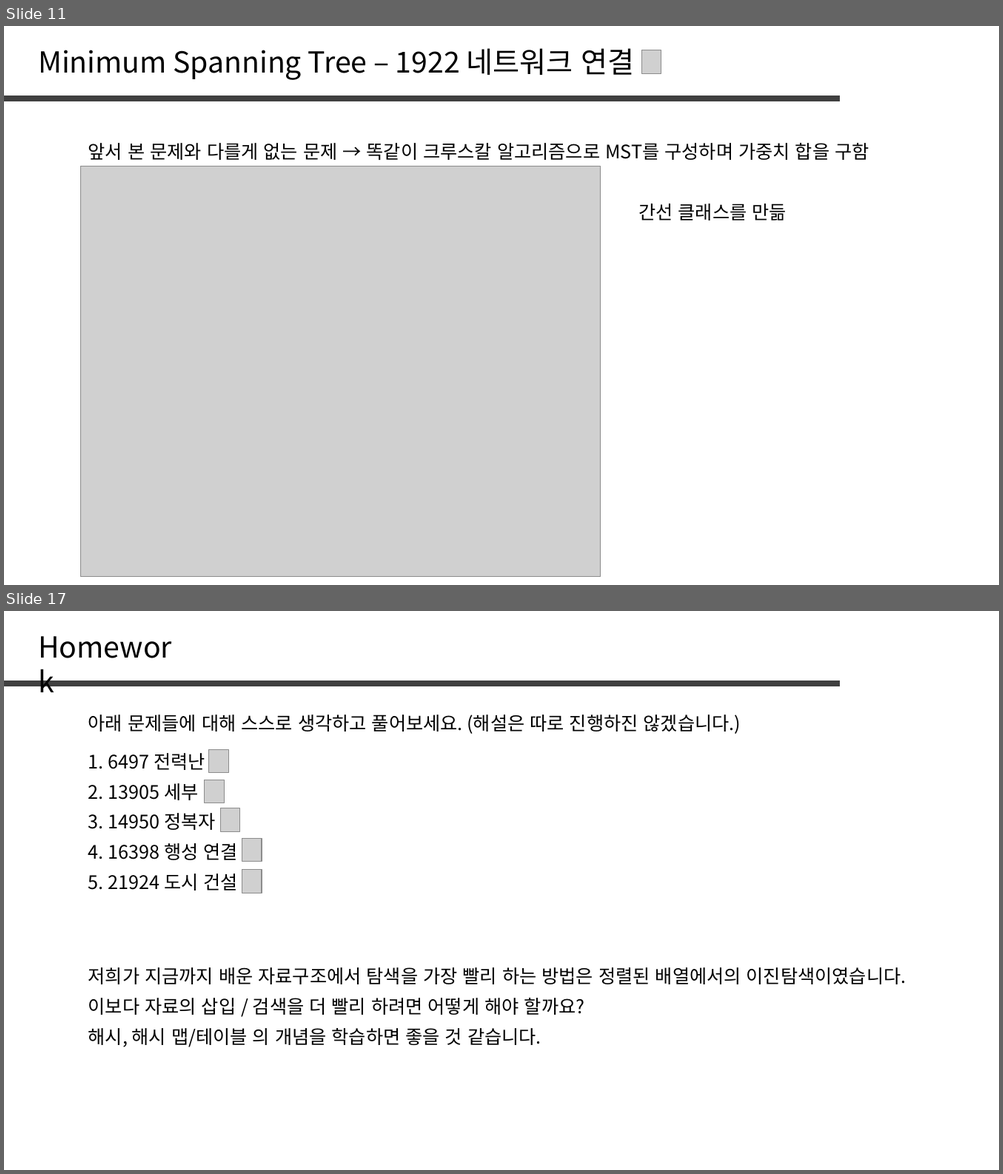
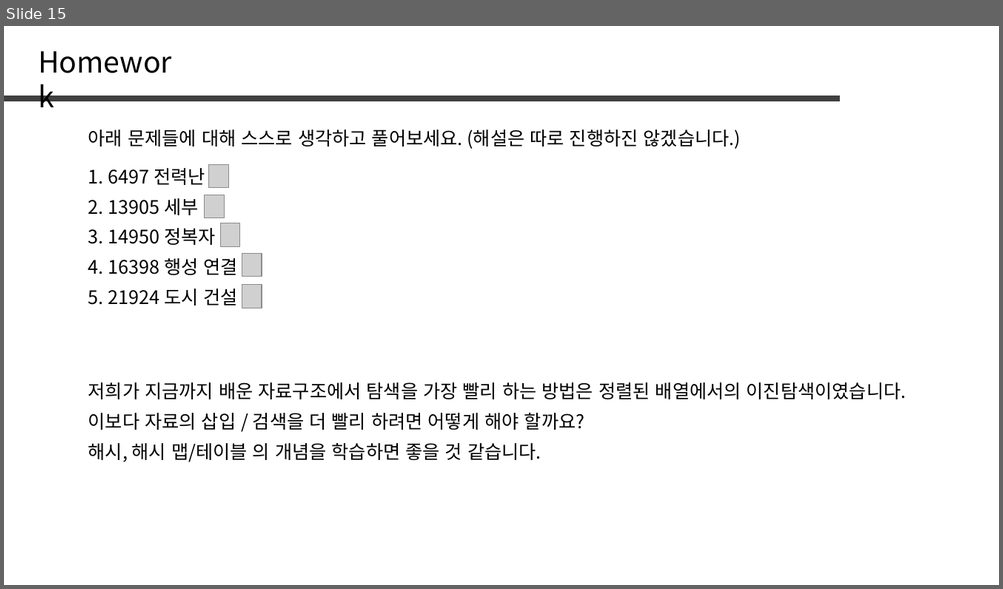
Before and after one commit to jaehoo1/PS-study, a slide deck: study/15_Hash Set, Hash Map.pptx. Shown one above the other, each under a label of ours: slides 11 and 17 before the commit, slide 15 after it; the slides between them are not shown. The pictures are 1003x1174 and 1003x589 pixels, drawn with LibreOffice and Linux fonts; fonts in the diff are those of the drawing; grey boxes stand for pictures. Boxes give left, top, right and bottom in pixels: in the first picture for what was removed or moved away, otherwise in the second. Text is boxed around its words. In the diff, an @@ line names an element or a change of style, - is before the commit and + after.

```diff
--- a/study/15_Hash Set, Hash Map.pptx
+++ b/study/15_Hash Set, Hash Map.pptx
@@ slide 11 removed at (4, 26, 999, 585), background #FFFFFF @@
@@ text removed at (38, 48, 634, 80) @@
-Minimum Spanning Tree – 1922 네트워크 연결
@@ picture removed at (642, 50, 661, 73) @@
@@ line removed from (4, 99) to (839, 99) @@
@@ text removed at (88, 143, 868, 160) @@
-앞서 본 문제와 다를게 없는 문제 → 똑같이 크루스칼 알고리즘으로 MST를 구성하며 가중치 합을 구함
@@ picture removed at (81, 167, 600, 577) @@
@@ text removed at (638, 204, 786, 221) @@
-간선 클래스를 만듦
@@ what was slide 17 is now slide 15 @@
```
Also in this commit, not shown: 5 slides added, 6 other slides removed.
